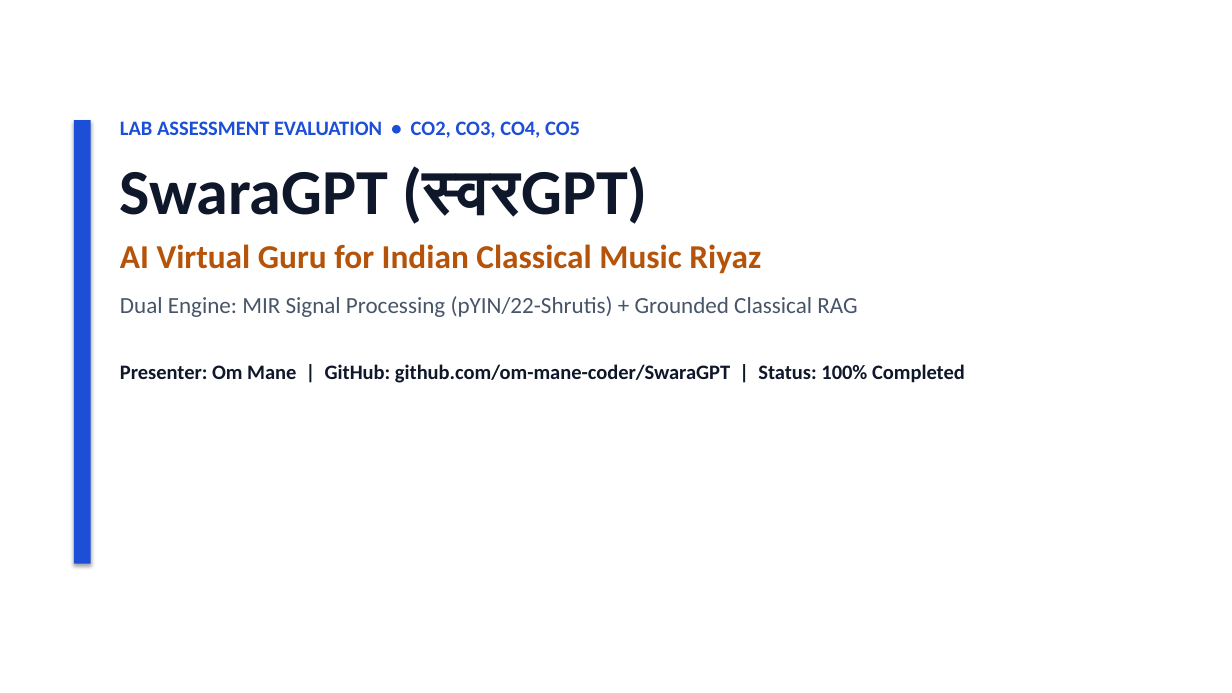
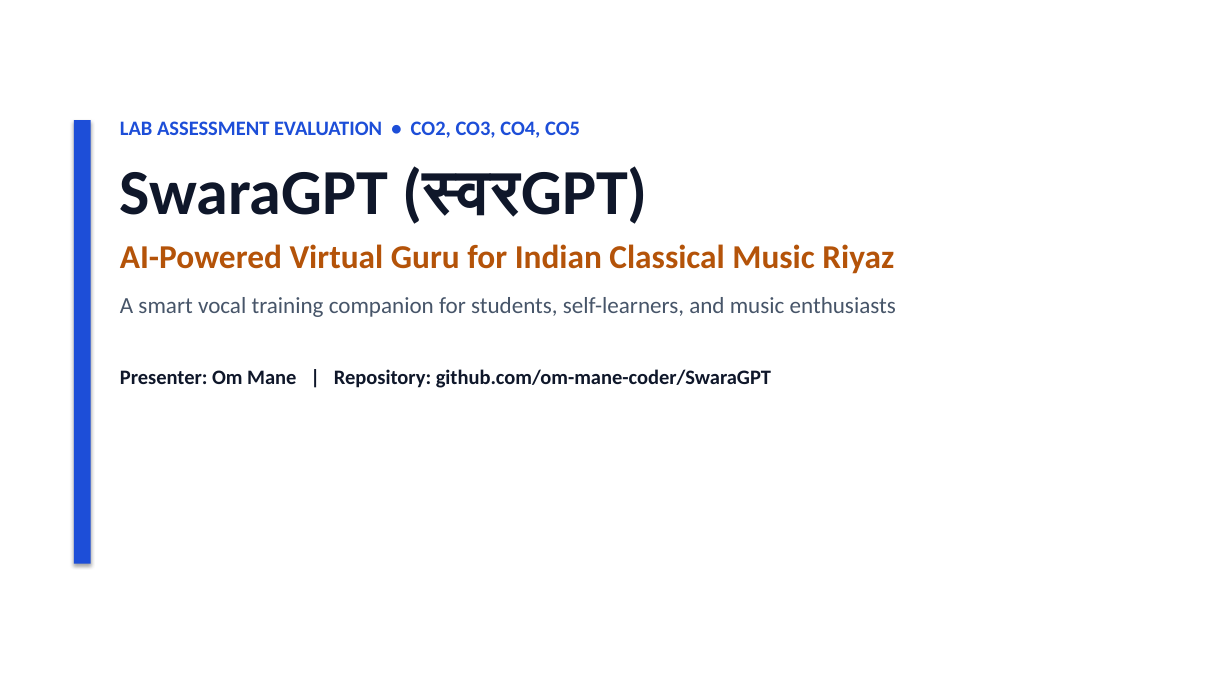
Before and after one commit to om-mane-coder/SwaraGPT, a slide deck: slide 1 of SwaraGPT_Lab_Assessment_Final.pptx. Drawn at 1232x693 pixels with LibreOffice and Linux fonts; fonts in the diff are those of the drawing. Boxes give left, top, right and bottom in pixels: in the first picture for what was removed or moved away, otherwise in the second. Text is boxed around its words. In the diff, an @@ line names an element or a change of style, - is before the commit and + after.

Commit message:
docs(presentation): simplify objectives into clean product features and remove 100% pass wording

```diff
--- a/SwaraGPT_Lab_Assessment_Final.pptx
+++ b/SwaraGPT_Lab_Assessment_Final.pptx
@@ text at <box>120,244,896,388</box>: text changed; size 16 to 18 pt; text colour #0F172A to #475569 @@
-AI Virtual Guru for Indian Classical Music Riyaz
-Dual Engine: MIR Signal Processing (pYIN/22-Shrutis) + Grounded Classical RAG
-Presenter: Om Mane | GitHub: github.com/om-mane-coder/SwaraGPT | Status: 100% Completed
+AI-Powered Virtual Guru for Indian Classical Music Riyaz
+A smart vocal training companion for students, self-learners, and music enthusiasts
+Presenter: Om Mane | Repository: github.com/om-mane-coder/SwaraGPT
```
Also in this commit, not shown: 4 other slides changed, 1 other file.
